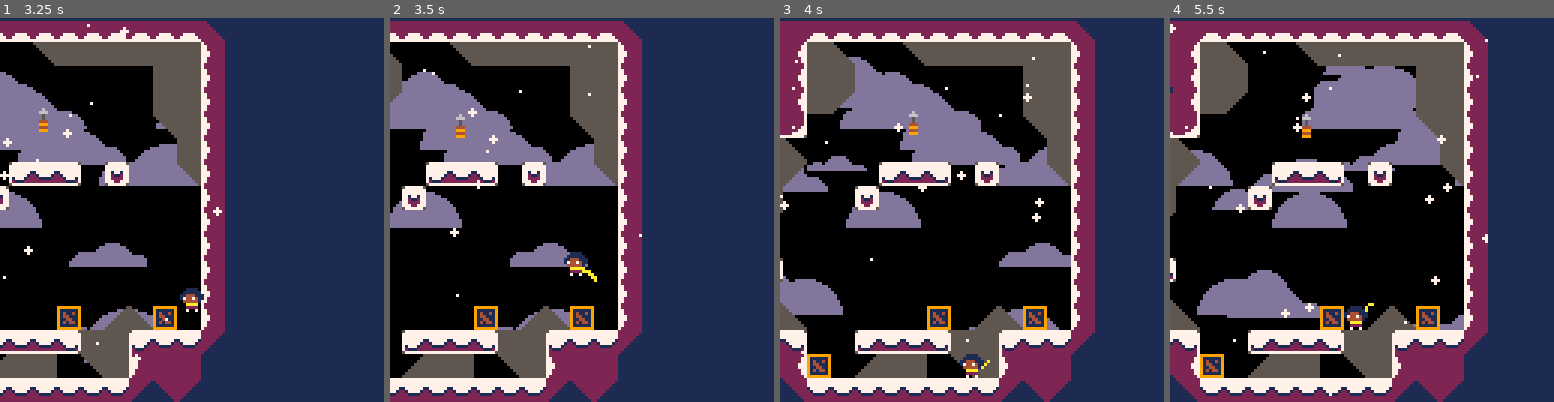
Above: before the commit, frames 1-4 (left to right).
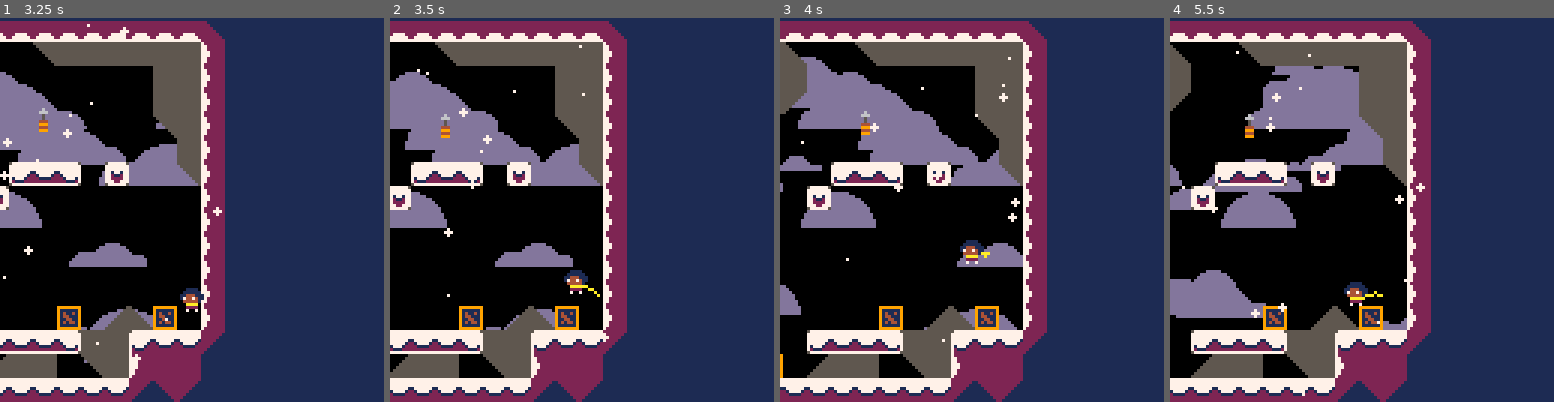
Above: after the commit, the same moments.

Repository: ExOK/Celeste2
Game: PICO-8 cartridge celeste2.p8
Two runs of this game, one before a commit and one after it. Both use one fixed random seed, a clock stepped at 60 frames per second and the inputs below.
Inputs:
- Up to frame 1 (3.25 s): tap X (X key) at 0.33, 1.07, 1.85, 2.97 s; tap O (Z key) at 0.7, 1.7, 2.1, 2.5, 2.9 s; hold Right 1.6-2.1 s; hold Up 2.15-2.42 s; hold Right 2.47-3.03 s; hold Left from 3.08 s (still down)
- Up to frame 2 (3.5 s): keep holding Left; tap O (Z key) at 3.3 s
- Up to frame 3 (4 s): release Left at 3.58 s; hold Down 3.63-3.97 s; tap O (Z key) at 3.7 s
- Up to frame 4 (5.5 s): hold Right 4.02-4.68 s; tap X (X key) at 4.08, 5.2 s; tap O (Z key) every 0.4 s from 4.1 to 5.3 s; hold Up 4.73-5.03 s; hold Left from 5.08 s (still down)

Frame 1 is identical in both runs. In frame 2, 20% of the frame differs, in the area x 0-66%, y 0-100%; in frame 3, 45%; in frame 4, 51%, in the area x 0-83%, y 0-100%.

Commit message:
wall jump work

Diff:
--- a/player.lua
+++ b/player.lua
@@ -79,6 +79,14 @@
 		end
 	end
 
+end
+
+player.wall_jump = function(self, dir)
+	consume_jump_press()
+	self.speed_y = -3
+	self.speed_x = 3 * dir
+	self.var_jump_speed = self.speed_y
+	self.t_var_jump = 4
 end
 
 -- Events
@@ -152,15 +160,9 @@
 				self.jump_grace = 0
 				self:move_y(self.jump_grace_y - self.y)
 			elseif (self:check_solid(2, 0)) then
-				self.speed_y = -4
-				self.speed_x = -2.5
-				self.var_jump_speed = self.speed_y
-				self.t_var_jump = 3
+				self:wall_jump(-1)
 			elseif (self:check_solid(-2, 0)) then
-				self.speed_y = -4
-				self.speed_x = 2.5
-				self.var_jump_speed = self.speed_y
-				self.t_var_jump = 3
+				self:wall_jump(1)
 			end
 		end
 
@@ -199,6 +201,10 @@
 
 		if (self:check_solid(self.grapple_dir, 0)) then
 			self.frame = 2
+			if (consume_jump_press()) then
+				self.state = 0
+				self:wall_jump(-self.grapple_dir)
+			end
 		end
 
 		-- grapple wave
